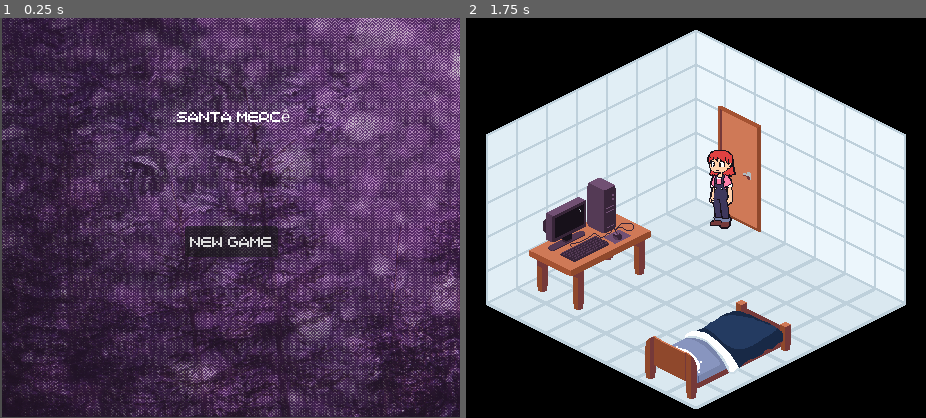
Above: before the commit, frames 1-2 (left to right).
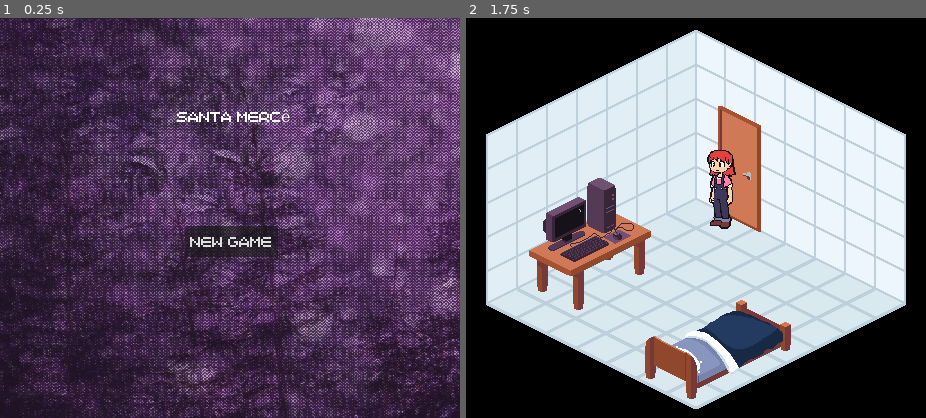
Above: after the commit, the same moments.

Repository: andcolatto/Repository-Santa-Merc-
Game: Godot game, scene res://Scenes/Menu.tscn
Two runs of this game, one before a commit and one after it. Both use one fixed random seed, a clock stepped at 60 frames per second and the inputs below.
Inputs:
- Up to frame 1 (0.25 s): no input
- Up to frame 2 (1.75 s): click "New Game" at 0.5 s; click "New Game" at 1.25 s

The runs differ from the first frame. In frame 1, 31% of the frame differs, in the area x 0-100%, y 0-100%; in frame 2, nothing differs.

Commit message:
Resize backgroun tittlescreen

Diff:
--- a/Santa Mercê/project/Scenes/Menu.tscn
+++ b/Santa Mercê/project/Scenes/Menu.tscn
@@ -44,8 +44,8 @@
 
 [node name="menubackground" type="Sprite2D" parent="MenuHUD" unique_id=1667516001]
 z_index = -1
-position = Vector2(230.99998, 199.5)
-scale = Vector2(0.4472656, 0.3896484)
+position = Vector2(230.00002, 199.75002)
+scale = Vector2(0.44921875, 0.39111325)
 texture = ExtResource("6_idohh")
 
 [node name="Camera2D" type="Camera2D" parent="." unique_id=642123136]
